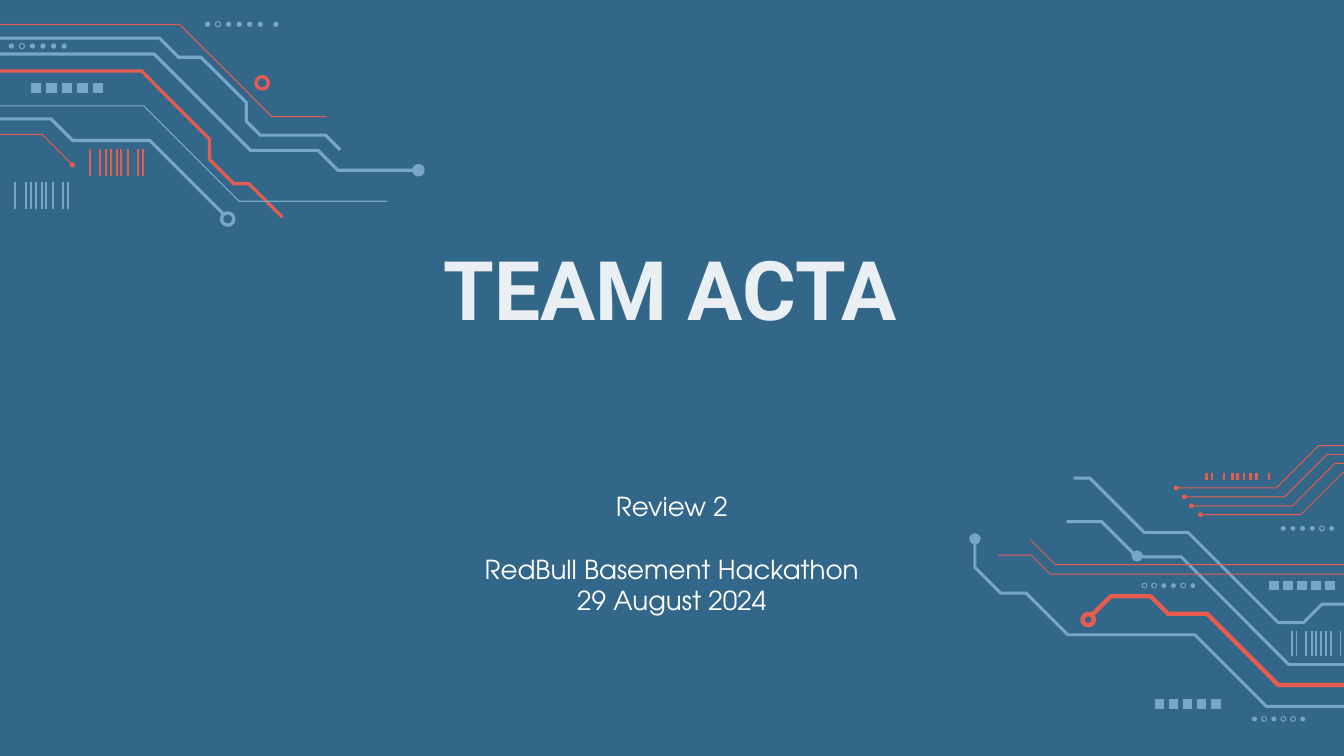
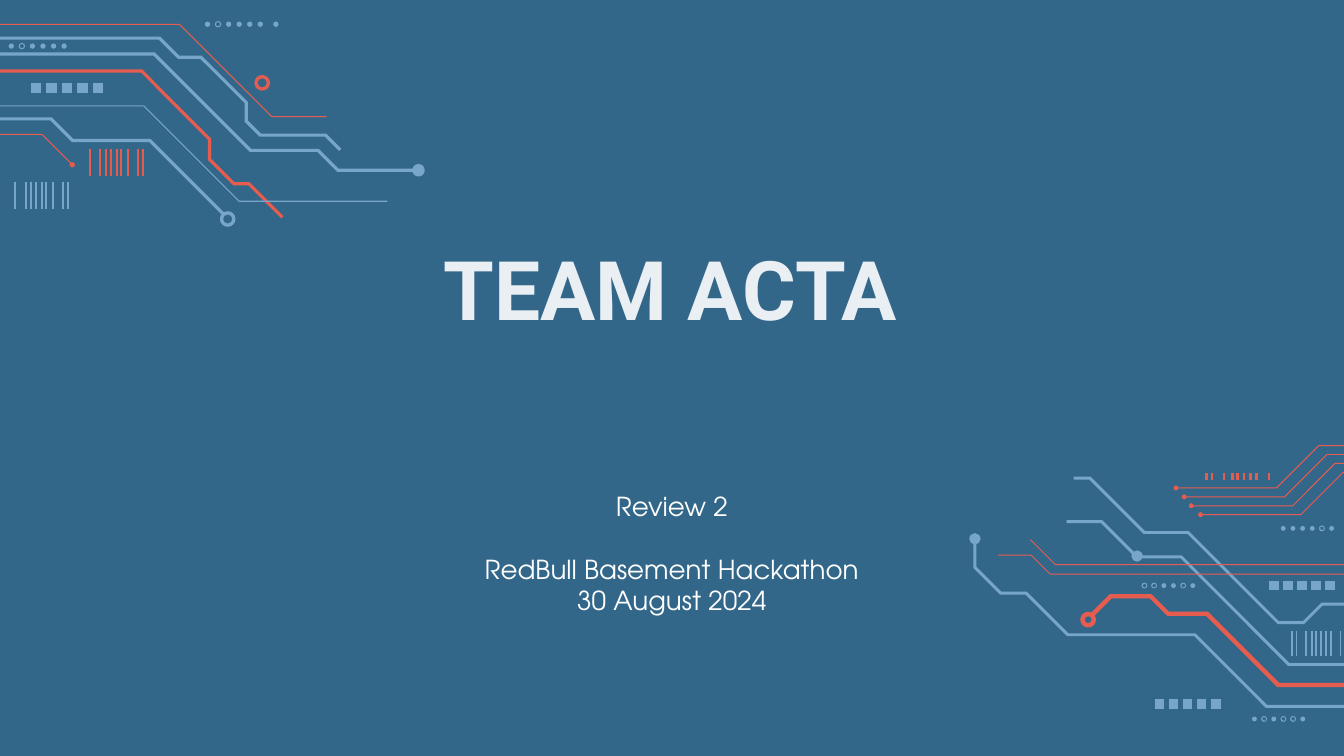
Before and after one commit to adikul358/acta_virinchi_ra2311050010043, a slide deck: slide 1 of Review 2.pptx. Drawn at 1344x756 pixels with LibreOffice and Linux fonts; fonts in the diff are those of the drawing. Boxes give left, top, right and bottom in pixels: in the first picture for what was removed or moved away, otherwise in the second. Text is boxed around its words. In the diff, an @@ line names an element or a change of style, - is before the commit and + after.

```diff
--- a/Review 2.pptx
+++ b/Review 2.pptx
@@ subtitle at box(577, 590, 766, 616): text changed @@
-29 August 2024
+30 August 2024
```
Also in this commit, not shown: 1 other slide changed, 1 slide removed, 1 other file.
